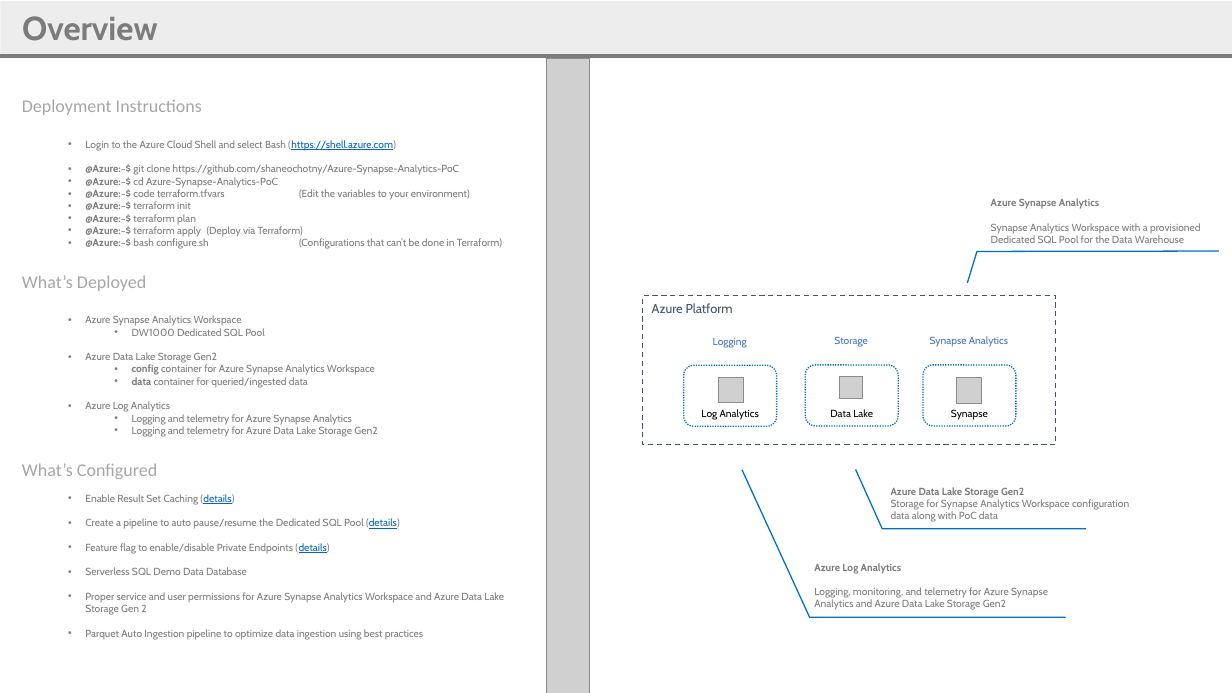
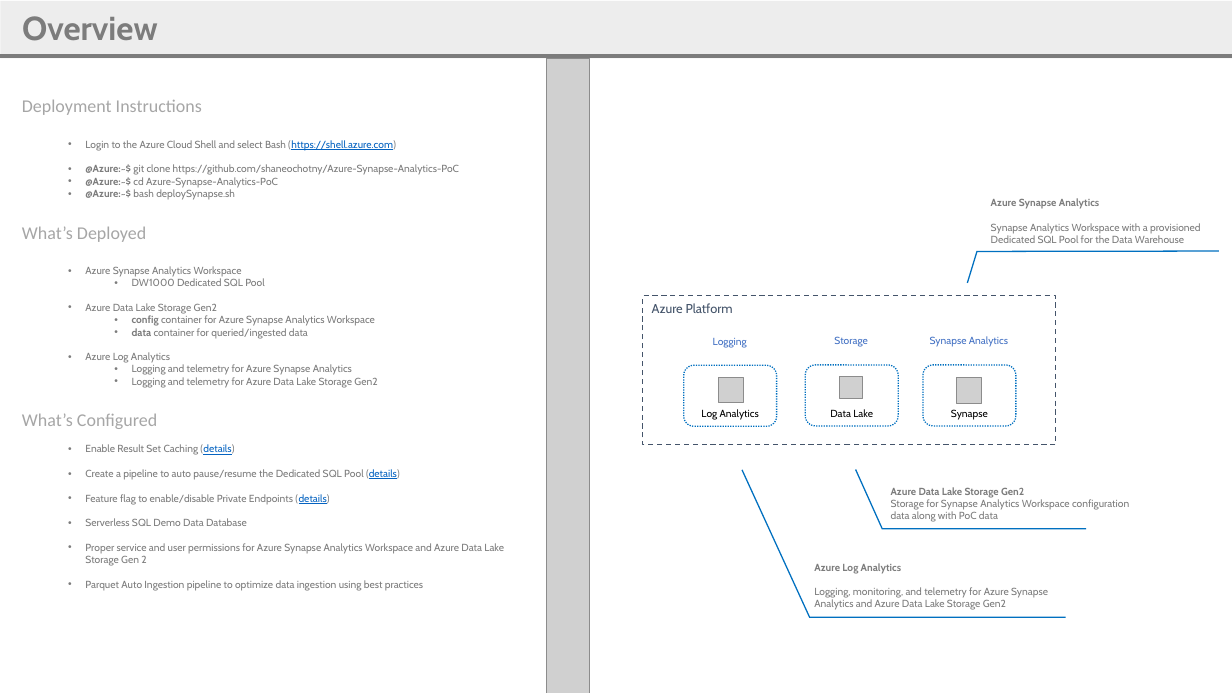
Before and after one commit to shaneochotny/Azure-Synapse-Analytics-PoC, a slide deck: slide 2 of Azure Synapse Analytics PoC Environment.pptx. Drawn at 1232x693 pixels with LibreOffice and Linux fonts; fonts in the diff are those of the drawing; grey boxes stand for pictures. Boxes give left, top, right and bottom in pixels: in the first picture for what was removed or moved away, otherwise in the second. Text is boxed around its words. In the diff, an @@ line names an element or a change of style, - is before the commit and + after.

Commit message:
Updated the PowerPoint instructions

```diff
--- a/Azure Synapse Analytics PoC Environment.pptx
+++ b/Azure Synapse Analytics PoC Environment.pptx
@@ text at (x1=85, y1=189, x2=235, y2=200): text changed @@
-  • @Azure:~$ code terraform.tfvars (Edit the variables to your environment)
-  • @Azure:~$ terraform init
-  • @Azure:~$ terraform plan
-  • @Azure:~$ terraform apply (Deploy via Terraform)
-  • @Azure:~$ bash configure.sh (Configurations that can’t be done in Terraform)
+  • @Azure:~$ bash deploySynapse.sh
```
